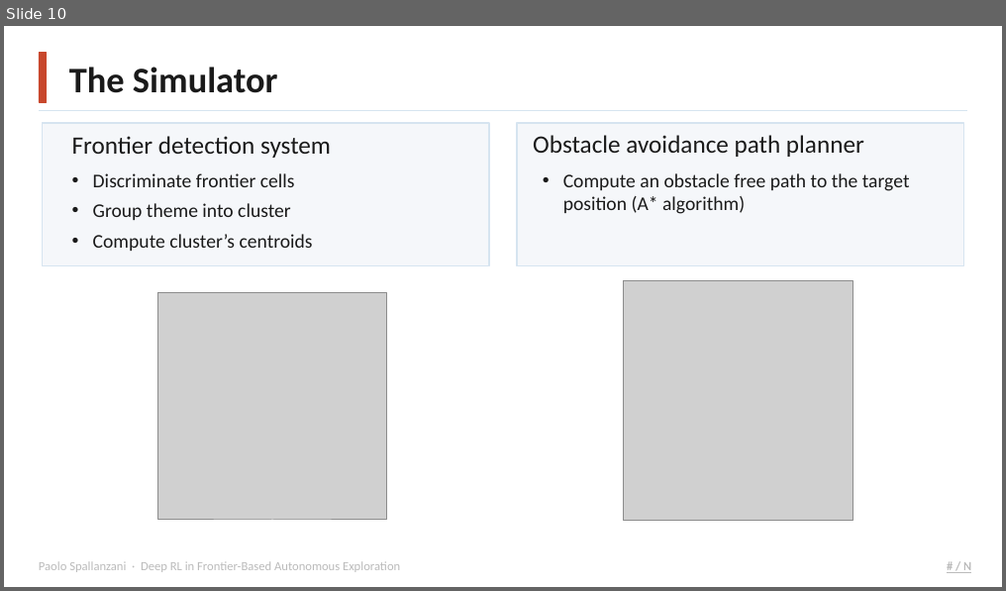
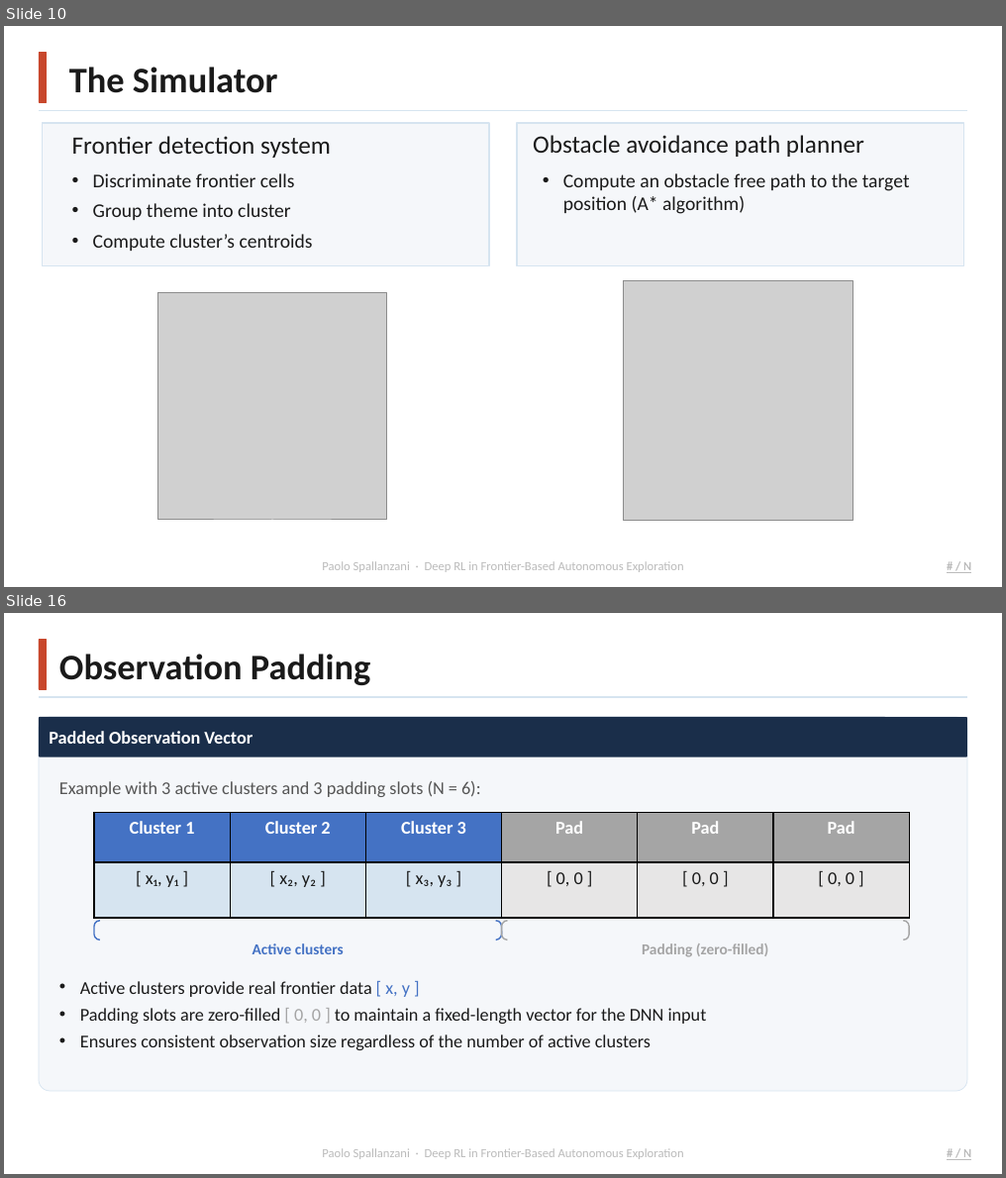
Before and after one commit to Paolo-Spall/presentazione_tesi_dae, a slide deck: presentation_1.pptx. Shown one above the other, each under a label of ours: slide 10 before the commit, slides 10 and 16 after it; the slides between them are not shown. The pictures are 1006x591 and 1006x1178 pixels, drawn with LibreOffice and Linux fonts; fonts in the diff are those of the drawing; grey boxes stand for pictures; background and template pictures are left out. Boxes give left, top, right and bottom in pixels: in the first picture for what was removed or moved away, otherwise in the second. Text is boxed around its words. In the diff, an @@ line names an element or a change of style, - is before the commit and + after.

```diff
--- a/presentation_1.pptx
+++ b/presentation_1.pptx
@@ slide 16 added at [4, 613, 1002, 1174], background #FFFFFF; not listed: 5 template elements that a slide beside it also shows @@
@@ rectangle added at [39, 639, 46, 689], fill #C8472C @@
@@ text added at [59, 654, 370, 685], 26 pt, text #1A1A1A, bold @@
+Observation Padding
@@ line added from (39, 698) to (967, 698), #D6E4F0 1.5 pt @@
@@ rounded rectangle added at [39, 717, 968, 1091], fill #F5F7FA, outline #D6E4F0 0.5 pt @@
@@ rounded rectangle added at [39, 717, 968, 757], fill #1A2E4A, 13 pt, text #FFFFFF, bold @@
+Padded Observation Vector
@@ text added at [59, 781, 481, 797], 13 pt, text #555555 @@
+Example with 3 active clusters and 3 padding slots (N = 6):
@@ table added at [94, 813, 908, 918], 2 rows, 6 columns @@
+Cluster 1 | Cluster 2 | Cluster 3 | Pad | Pad | Pad
+[ x₁, y₁ ] | [ x₂, y₂ ] | [ x₃, y₃ ] | [ 0, 0 ] | [ 0, 0 ] | [ 0, 0 ]
@@ bracket pair added at [94, 920, 501, 940], outline #4472C4 1 pt @@
@@ bracket pair added at [502, 920, 909, 940], outline #A5A5A5 1 pt @@
@@ text added at [252, 944, 344, 955], 11 pt, text #4472C4, bold @@
+Active clusters
@@ text added at [642, 944, 769, 958], 11 pt, text #A5A5A5, bold @@
+Padding (zero-filled)
@@ text added at [80, 981, 707, 1051], 13 pt, text #1A1A1A @@
+• Active clusters provide real frontier data [ x, y ]
+• Padding slots are zero-filled [ 0, 0 ] to maintain a fixed-length vector for the DNN input
+• Ensures consistent observation size regardless of the number of active clusters
@@ slide 10 changed as well @@
@@ text "Paolo Spallanzani · Deep RL ...": place and size @@
-text "Paolo Spallanzani · Deep RL ..." at [39, 562, 400, 572]
+text "Paolo Spallanzani · Deep RL ..." at [322, 562, 684, 572]
@@ text "Paolo Spallanzani · Deep RL ..." at [322, 562, 684, 572]: alignment left to centre @@
```
Also in this commit, not shown: 10 other slides changed, 10 other slides added, 5 other files.
